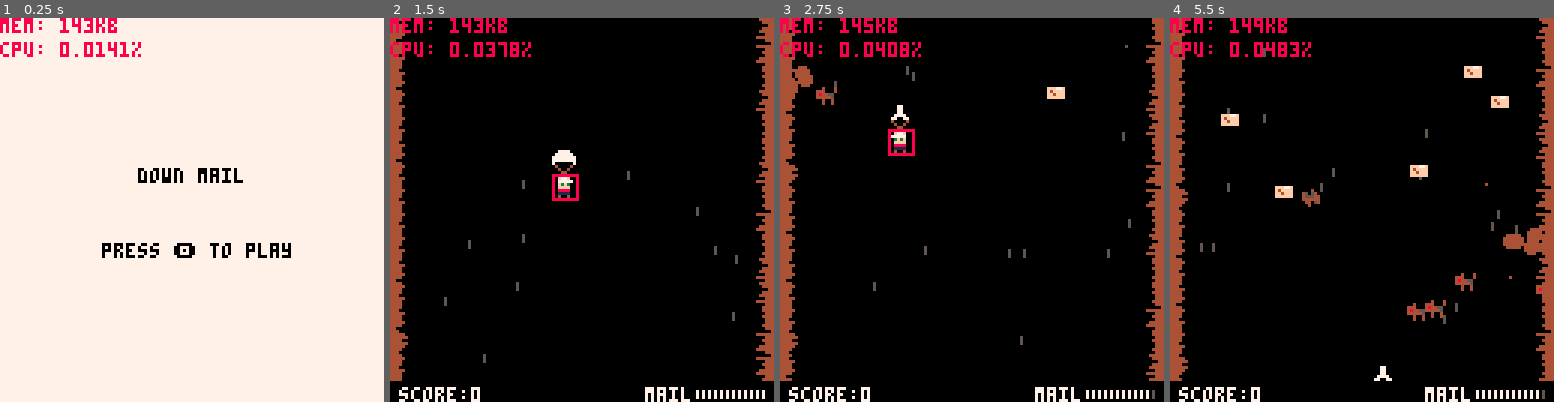
Above: before the commit, frames 1-4 (left to right).
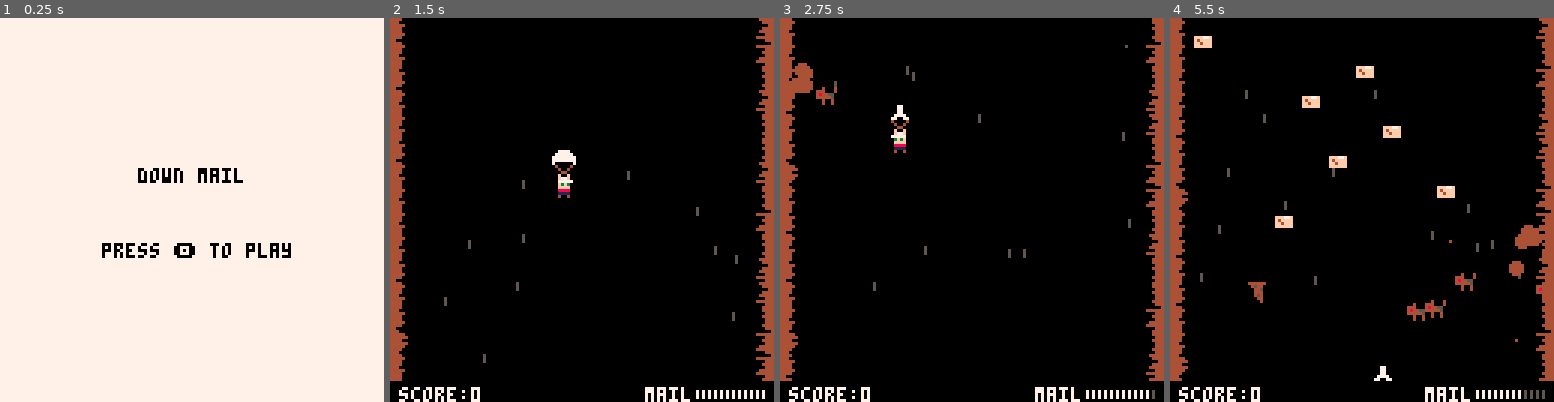
Above: after the commit, the same moments.

Repository: sugarvoid/down-mail
Game: PICO-8 cartridge down_mail.p8
Two runs of this game, one before a commit and one after it. Both use one fixed random seed, a clock stepped at 60 frames per second and the inputs below.
Inputs:
- Up to frame 1 (0.25 s): no input
- Up to frame 2 (1.5 s): tap O (Z key) at 0.33, 0.7, 1.43 s; tap X (X key) at 1.07 s
- Up to frame 3 (2.75 s): hold Left 1.97-2.37 s; tap X (X key) at 2.07, 2.4, 2.73 s; tap O (Z key) at 2.22 s; hold Down from 2.42 s (still down)
- Up to frame 4 (5.5 s): release Down at 2.82 s; hold Right 2.87-3.53 s; tap X (X key) every 0.33 s from 3.07 to 5.4 s; tap O (Z key) at 3.1, 3.98, 4.87 s; hold Up 3.58-4.08 s; hold Right 4.13-4.53 s; hold Down 4.58-5.08 s; hold Left from 5.13 s (still down)

The runs differ from the first frame. In frame 1, 1.0% of the frame differs, in the area x 0-37%, y 0-11%; in frame 2, 1.3%; in frame 3, 1.6%; in frame 4, 4.0%, in the area x 0-98%, y 0-100%.

Commit message:
Add way to check if letter is contacting front of mailbox

Diff:
--- a/src/demon.lua
+++ b/src/demon.lua
@@ -52,7 +52,7 @@
     --x = get_distance()
     --if is_debug_on then
      --   draw_hitbox(self)
-     sspr(96, 72, 8, 24, self.x, self.y, 8, 24, self.facing_r)
+     sspr(0, 64, 8, 24, self.x, self.y, 8, 24, self.facing_r)
     --end
     --love.graphics.draw(image, self.x, self.y, 0, self.facing_dir, 1, 4, 1)
     --self.curr_animation:draw(thing_sheet, self.x, self.y, 0, self.facing_dir, 1, 16)
@@ -180,7 +180,6 @@
 end
 
 function update_demons()
-    print_debug(#demons)
     for d in all(demons) do
         d:update()
     end
--- a/src/gameover.lua
+++ b/src/gameover.lua
@@ -5,6 +5,7 @@
     "local mailman goes missing",
     "local mailman turns to red splat",
     "local mailman missing",
+    "[demon attacked]",
     "dog claims mailman's life",
     "mailman fired",
     "mailman quits, buys city",
--- a/src/letter.lua
+++ b/src/letter.lua
@@ -45,22 +45,31 @@
             -- end
             if is_colliding(self,mb) and not mb.damaged and mb.empty  then
                 if mb.customer then
-                    local _c
-                    if mb.col=="b" then
-                        _c=12
-                    elseif mb.col=="y" then
-                        _c=10
+                    if self.x < mb.x then
+                        if mb.facing_l then
+                            mb:on_good_letter(self.score_mul)
+                        else
+                            explode(self.x, self.y, 2, 2, 7)
+                        end
+                    else
+                        if not mb.facing_l then
+                            mb:on_good_letter(self.score_mul)
+                        else
+                            explode(self.x, self.y, 2, 2, 7)
+                        end
                     end
 
-                    p1.score+=(10 * flr(self.score_mul))
-                    deliveries_left-=1
 
-                    --print_debug(flr(self.score_mul))
 
-                    explode(mb.x, mb.y, 2, 6,mb.b_col)
-                    mb.empty=false
-                    mb.speed=4
-                    sfx(4)
+                    -- p1.score+=(10 * flr(self.score_mul))
+                    -- deliveries_left-=1
+
+                    -- --print_debug(flr(self.score_mul))
+
+                    -- explode(mb.x, mb.y, 2, 6,mb.b_col)
+                    -- mb.empty=false
+                    -- mb.speed=4
+                    -- sfx(4)
                 else
 
                     sfx(5)
--- a/src/mailbox.lua
+++ b/src/mailbox.lua
@@ -1,73 +1,82 @@
-mailboxes={}
+mailboxes = {}
 
-mailbox={}
-mailbox.__index=mailbox
+mailbox = {}
+mailbox.__index = mailbox
 
 function mailbox:new()
-    local _m=setmetatable({},mailbox)
-    _m.x=0
-    _m.y=0
-    _m.col=nil
-    _m.customer=true
-    _m.facing_l=nil
-    _m.b_col=0
-    _m.img=21
-    _m.empty=true
-    _m.damaged=false
-    _m.dir=0
-    _m.dx=1.3
-    _m.speed=rnd({0.5,0.7,0.9})
+    local _m = setmetatable({}, mailbox)
+    _m.x = 0
+    _m.y = 0
+    _m.col = nil
+    _m.customer = true
+    _m.facing_l = nil
+    _m.b_col = 0
+    _m.img = 21
+    _m.empty = true
+    _m.damaged = false
+    _m.dir = 0
+    _m.dx = 1.3
+    _m.speed = rnd({ 0.5, 0.7, 0.9 })
     return _m
 end
 
 function mailbox:update()
-    self.y-=self.speed
+    self.y -= self.speed
 
     if self.empty and not self.damaged then
-        self.img=21
+        self.img = 21
     elseif not self.empty and not self.damaged then
-        self.img=20
+        self.img = 20
     elseif self.damaged then
-        self.img=22
-        self.speed=-2
+        self.img = 22
+        self.speed = -2
     end
 
-    if self.y<=-16 then
-        del(mailboxes,self)
+    if self.y <= -16 then
+        del(mailboxes, self)
     end
 
-    if is_colliding(p1,self) and not self.damaged then
+    if is_colliding(p1, self) and not self.damaged then
         sfx(3)
-        self.damaged=true
-        damaged_mb+=1
-        if damaged_mb==3 then
-            end_text=endings[4]
-            g_state=2
+        self.damaged = true
+        damaged_mb += 1
+        if damaged_mb == 3 then
+            end_text = endings[4]
+            g_state = 2
         end
     end
 end
 
 function mailbox:draw()
-    pal(6,self.b_col)
-    spr(self.img,self.x,self.y,1,1,self.facing_l)
+    pal(6, self.b_col)
+    spr(self.img, self.x, self.y, 1, 1, self.facing_l)
     pal()
-    spr(37,self.x,self.y+8)
+    spr(37, self.x, self.y + 8)
 end
 
 function mailbox:in_range(x_val)
-    return x_val>=self.x-10 and x_val<=self.x+10
+    return x_val >= self.x - 10 and x_val <= self.x + 10
+end
+
+function mailbox:on_good_letter(score)
+    p1.score += (10 * flr(score))
+    deliveries_left -= 1
+    explode(self.x, self.y, 2, 6, self.b_col)
+    self.empty = false
+    self.speed = 4
+    sfx(4)
 end
 
 function spawn_mbox()
-    new_mb=mailbox:new()
-    new_mb.x=rnd(avil_yx)
-    new_mb.y=128
-    new_mb.facing_l=new_mb.x>128/2
-    new_mb.b_col=rnd(cols)
-    add(mailboxes,new_mb)
+    new_mb = mailbox:new()
+    new_mb.x = rnd(avil_yx)
+    new_mb.y = 128
+    new_mb.facing_l = new_mb.x > 128 / 2
+    new_mb.b_col = rnd(cols)
+    add(mailboxes, new_mb)
     reset_mb_timer()
 end
 
 function reset_mb_timer()
-    next_mb=70+rnd(10)
+    next_mb = 70 + rnd(10)
 end
--- a/src/main.lua
+++ b/src/main.lua
@@ -1,3 +1,5 @@
+is_debug=false
+
 cols = { 12, 14, 10, 11, 9, 6 } --"b","y","p","g"}
 customers = {}
 non_customers = {}
@@ -116,8 +118,12 @@
     elseif g_state == gamestates.gameover then
         draw_gameover()
     end
-    print("mem: " .. flr(stat(0)) .. "kb", 0, 0, 8)
-    print("cpu: " .. stat(1) .. "%", 0, 8, 8)
+
+    if is_debug then
+        print("mem: " .. flr(stat(0)) .. "kb", 0, 0, 8)
+        print("cpu: " .. stat(1) .. "%", 0, 8, 8)
+    end
+
 end
 
 function update_play()
--- a/src/package.lua
+++ b/src/package.lua
@@ -8,7 +8,7 @@
     _r.x=0
     _r.y=-40
     _r.img=41
-    _r.speed=rnd({1,2,3})
+    _r.speed=1
     return _r
 end
 
--- a/src/player.lua
+++ b/src/player.lua
@@ -1,48 +1,43 @@
-
-
-
-player={}
-player.__index=player
+player = {}
+player.__index = player
 
 function init_player()
-    local _p = setmetatable({},player)
-    _p.type="player"
-    _p.x=54
-    _p.y=54
-    _p.w=8
-    _p.h=8
-    _p.score=0
-    _p.letters=12
+    local _p = setmetatable({}, player)
+    _p.type = "player"
+    _p.x = 54
+    _p.y = 54
+    _p.w = 8
+    _p.h = 8
+    _p.score = 0
+    _p.letters = 12
     _p.max_letter = 12
-    _p.selected_letter=0
-    _p.is_alive=true
-    _p.sprite_a=1
-    _p.sprite_b=2
-    _p.img=nil
-    _p.facing_l=false
-    _p.is_chute_open=true
-    _p.chute_spr=nil
-    _p.chute_open_spr=7
-    _p.life=3
-    _p.thr_anmi=0
+    _p.selected_letter = 0
+    _p.is_alive = true
+    _p.sprite_a = 1
+    _p.sprite_b = 2
+    _p.img = nil
+    _p.facing_l = false
+    _p.is_chute_open = true
+    _p.chute_spr = nil
+    _p.chute_open_spr = 7
+    _p.life = 3
+    _p.thr_anmi = 0
     return _p
 end
-
-
 
 function player:get_input()
     if btn(➡️) then
-        self.x+=1.5
-        self.facing_l=false
+        self.x += 1.5
+        self.facing_l = false
     elseif btn(⬅️) then
-        self.x-=1.5
-        self.facing_l=true
+        self.x -= 1.5
+        self.facing_l = true
     end
 
     if btnp(⬆️) then
-        self.is_chute_open=true
+        self.is_chute_open = true
     elseif btnp(⬇️) then
-        self.is_chute_open=false
+        self.is_chute_open = false
     end
 
     if btnp(🅾️) then
@@ -57,76 +52,68 @@
     end
 end
 
-
 function player:draw()
-
-        if self.is_alive then
-            --if self.ring<=15 then
-            --circ(self.x+4,self.y,self.ring,font_col[1])
-            --end
-            --pal(7,font_col[1])
-            spr(self.img,self.x,self.y,1,1,self.facing_l)
-            spr(self.chute_spr,self.x,self.y-8)
-            --pal()
-        else
-            spr(49,self.x,self.y)
-        end
-        draw_hitbox(self)
+    if self.is_alive then
+        spr(self.img, self.x, self.y, 1, 1, self.facing_l)
+        spr(self.chute_spr, self.x, self.y - 8)
+    else
+        spr(49, self.x, self.y)
+    end
 end
 
 function player:update()
     self:get_input()
-        if self.is_chute_open then
-            self.chute_spr=self.chute_open_spr
-        else
-            self.chute_spr=24
-        end
-
-        if self.is_chute_open then
-            self.y-=1.5
-        else
-            self.y+=2.5
-        end
-
-        if self.x<=4 or self.x>=118 then
-            sfx(12)
-            self.is_alive=false
-            end_text=endings[2]
-            g_state=gamestates.gameover
-            --self.img = 49
-
-            --
-            --[[
+    if self.is_chute_open then
+        self.chute_spr = self.chute_open_spr
+    else
+        self.chute_spr = 24
+    end
+
+    if self.is_chute_open then
+        self.y -= 1.5
+    else
+        self.y += 2.5
+    end
+
+    if self.x <= 4 or self.x >= 118 then
+        sfx(12)
+        self.is_alive = false
+        end_text = endings[2]
+        g_state = gamestates.gameover
+        --self.img = 49
+
+        --
+        --[[
 TODO: add blood particales
 then go to game over
 ]]
-        end
-        --TODO: user goto_gameover funciton
-        if self.y>=130 then
-            self.is_alive=false
-            end_text=endings[1]
-            g_state=gamestates.gameover
-        end
-        if self.y<=-10 then
-            self.is_alive=false
-            end_text=endings[3]
-            g_state=gamestates.gameover
-        end
-
-        if self.is_alive then
-            if self.thr_anmi>0 then
-                self.thr_anmi-=1
-            end
-            if self.thr_anmi==0 then
-                --and self.img==self.sprite_b then
-                self.img=self.sprite_a
-            else
-                self.img=self.sprite_b
-            end
-            --if self.ring<20 then
-            --    self.ring+=2
-            --end
-        end
+    end
+    --TODO: user goto_gameover funciton
+    if self.y >= 130 then
+        self.is_alive = false
+        end_text = endings[1]
+        g_state = gamestates.gameover
+    end
+    if self.y <= -10 then
+        self.is_alive = false
+        end_text = endings[3]
+        g_state = gamestates.gameover
+    end
+
+    if self.is_alive then
+        if self.thr_anmi > 0 then
+            self.thr_anmi -= 1
+        end
+        if self.thr_anmi == 0 then
+            --and self.img==self.sprite_b then
+            self.img = self.sprite_a
+        else
+            self.img = self.sprite_b
+        end
+        --if self.ring<20 then
+        --    self.ring+=2
+        --end
+    end
 end
 
 -- p1={
@@ -251,30 +238,30 @@
 -- }
 
 function player:update_letters(amount)
-    self.letters=mid(0,self.letters+amount,self.max_letter)
+    self.letters = mid(0, self.letters + amount, self.max_letter)
 end
 
 function player:take_damage()
-    if (self.life==3) then spawn_clothing(17) end
-        if (self.life==2) then spawn_clothing(18) end
-        self.life-=1
-
-        self.chute_open_spr+=1
-        --self.chute = 39
-        sfx(10)
-        self.sprite_a+=2
-        self.sprite_b+=2
+    if (self.life == 3) then spawn_clothing(17) end
+    if (self.life == 2) then spawn_clothing(18) end
+    self.life -= 1
+
+    self.chute_open_spr += 1
+    --self.chute = 39
+    sfx(10)
+    self.sprite_a += 2
+    self.sprite_b += 2
 end
 
 function player:throw()
-    if self.letters>0 then
+    if self.letters > 0 then
         --self.img=02
         if g_state == gamestates.game then
             self:update_letters(-1)
         end
 
         --self.letters = mid(0,self.letters - 1,max_letter)
-        self.thr_anmi=10
+        self.thr_anmi = 10
         if self.facing_l then
             spawn_letter(-1)
         else
Not shown, changed: 46 lines of the sprite sheet (__gfx__) section of down_mail.p8
